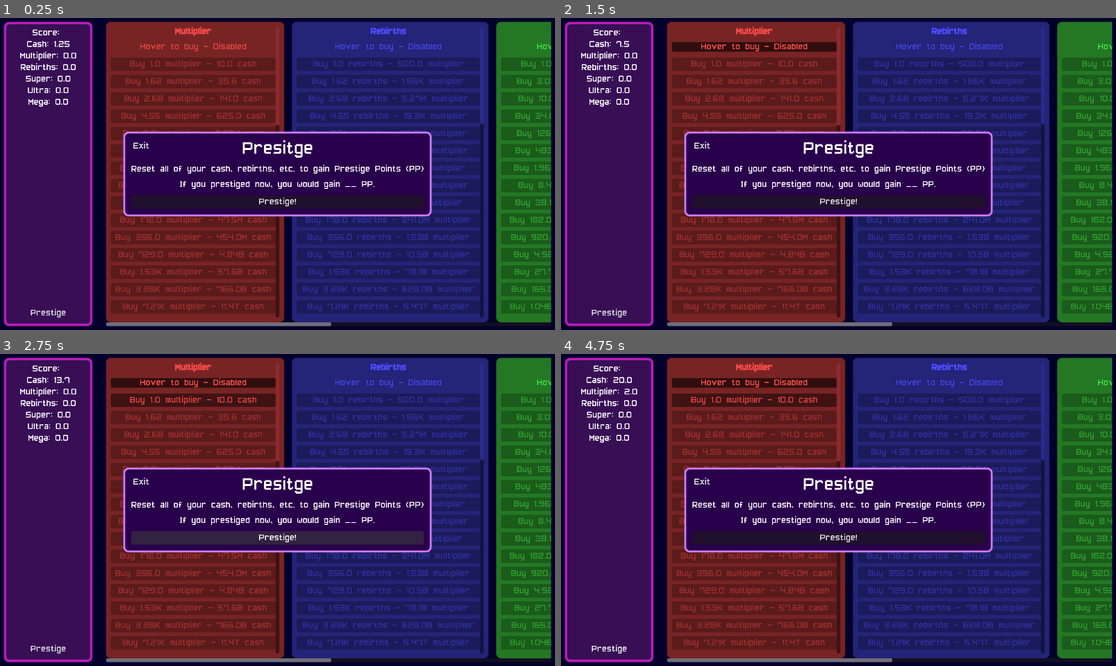
Above: before the commit, frames 1-4 (two rows, left to right).
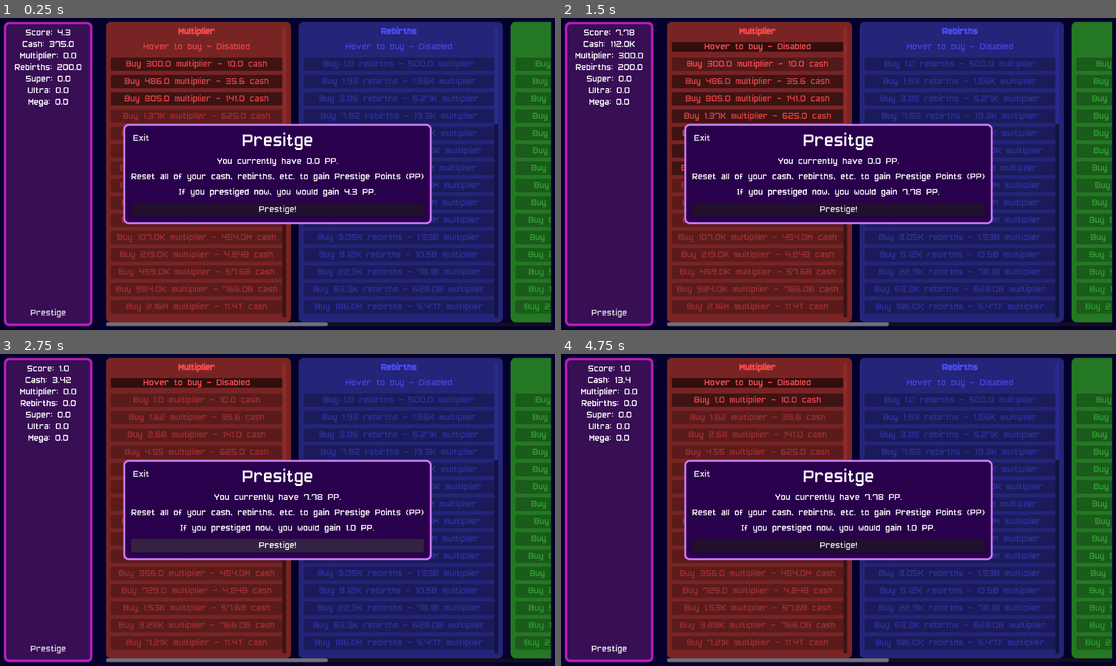
Above: after the commit, the same moments.

Repository: T3rryTim3/ButtonSim
Game: Godot game, scene res://Scenes/main.tscn
Two runs of this game, one before a commit and one after it. Both use one fixed random seed, a clock stepped at 60 frames per second and the inputs below.
Inputs (mouse positions are in pixels of both pictures, inside the frame that each line leads up to):
- Up to frame 1 (0.25 s): no input
- Up to frame 2 (1.5 s): click "Hover to buy - Disabled" at 0.5 s; click (755, 64) at 1.25 s, where only the run after the commit has a clickable "Buy 300.0 multiplier - 10.0 c…"
- Up to frame 3 (2.75 s): click "Prestige!" at 2 s
- Up to frame 4 (4.75 s): click (755, 400) at 2.75 s, where only the run before the commit has a clickable "Buy 1.0 multiplier - 10.0 cash"; click "Prestige" at 3.5 s; click "Prestige" at 4.25 s

The runs differ from the first frame. In frame 1, 26% of the frame differs, in the area x 2-100%, y 1-99%; in frame 2, 26%; in frame 3, 24%; in frame 4, 23%.

Commit message:
Added score

Diff:
--- a/Scenes/main.tscn
+++ b/Scenes/main.tscn
@@ -176,17 +176,23 @@
 text = "Presitge"
 horizontal_alignment = 1
 
+[node name="Current" type="Label" parent="Game/PrestigeMenu/Prestige/VBoxContainer"]
+layout_mode = 2
+text = "You have 0 PP"
+horizontal_alignment = 1
+
 [node name="Label2" type="Label" parent="Game/PrestigeMenu/Prestige/VBoxContainer"]
 layout_mode = 2
 text = "Reset all of your cash, rebirths, etc. to gain Prestige Points (PP)"
 horizontal_alignment = 1
 
-[node name="Label3" type="Label" parent="Game/PrestigeMenu/Prestige/VBoxContainer"]
+[node name="Gain" type="Label" parent="Game/PrestigeMenu/Prestige/VBoxContainer"]
 layout_mode = 2
 text = "If you prestiged now, you would gain __ PP."
 horizontal_alignment = 1
 
-[node name="Button" type="Button" parent="Game/PrestigeMenu/Prestige/VBoxContainer"]
+[node name="PrestigeButton" type="Button" parent="Game/PrestigeMenu/Prestige/VBoxContainer"]
+unique_name_in_owner = true
 layout_mode = 2
 text = "Prestige!"
 
--- a/Scenes/testscene.gd
+++ b/Scenes/testscene.gd
@@ -11,7 +11,13 @@
 
 	Game.increase_stat("cash", 5*delta)
 
-	#player.score
+	var score = B.new(1)
+	for k in Config.RESET_LAYERS:
+		if Game.get_stat(k).isLessThanOrEqualTo(0):
+			continue
+		score.plusEquals(Game.get_stat(k).absLog10()+1)
+	Game.set_stat("score", score)
+	%Labels/Score.text = "Score: " + str(score)
 
 	#$PanelContainer/MarginContainer/VBoxContainer/Label.text = Game.player.cash.to_scientific_notation()
 	%Labels/Cash.text = "Cash: " + str(Game.player.cash)
@@ -20,6 +26,9 @@
 		%Labels.get_node(k).text = k.capitalize() + ": " + str(Game.get_stat(k))
 
 func _ready() -> void:
+
+	if not Game.ready:
+		await Game.ready
 
 	for k in Config.RESET_LAYERS:
 		# Create label
--- a/Scripts/Global/Config.gd
+++ b/Scripts/Global/Config.gd
@@ -37,7 +37,7 @@
 			"exp_growth": .05
 		},
 		"init_val": 1,
-		"scale_val": 1.6,
+		"scale_val": 1.9,
 		"exp_growth": .025
 	},
 
@@ -60,7 +60,7 @@
 			"exp_growth": .025
 		},
 		"init_val": 1,
-		"scale_val": 3,
+		"scale_val": 1.5,
 		"exp_growth": .025
 	},
 
--- a/Scripts/Global/game.gd
+++ b/Scripts/Global/game.gd
@@ -11,21 +11,23 @@
 	var s = {
 		"time": 0.0,
 
+		"score": B.new(0),
+
 		"cash": B.new(0),
 		"multiplier": B.new(0),
-		"rebirths": B.new(0),
+		"rebirths": B.new(200),
 		"super":B.new(0),
 		"ultra":B.new(0),
 		"mega":B.new(0),
-		"prestige_points":B.new(0),
 
 		"resets": {
 			"prestige": {
-				"count" : 0
+				"count" : B.new(0),
+				"points":B.new(0)
 			},
 		},
 
-		"buy_speed": 0.01, ## Time it takes for each button buy
+		"buy_speed": 0.1, ## Time it takes for each button buy
 
 		"upgrades": {}
 
@@ -77,6 +79,11 @@
 func get_stat(stat:String) -> Variant:
 	return player[stat]
 
+## Gets a reset data dict from the player
+func get_reset(stat:String) -> Variant:
+	return player["resets"][stat]
+
+
 ## Sets a player's stat
 func set_stat(stat:String, val:B) -> void:
 	player[stat] = val
--- a/Scripts/UI/prestige_menu.gd
+++ b/Scripts/UI/prestige_menu.gd
@@ -7,7 +7,26 @@
 	hide()
 
 func _prestige() -> void:
-	pass
+	Game.set_stat("cash", B.new(0))
+	for k in Config.RESET_LAYERS:
+		Game.set_stat(k, B.new(0))
+	Game.player.resets.prestige.count.plusEquals(1)
+	Game.player.resets.prestige.points.plusEquals(_get_pp_gain())
+
+func _get_pp_gain() -> B:
+	var num = B.new(0)
+	num.plusEquals(Game.get_stat("score"))
+	return num
+
+func _prestige_button_pressed():
+	_prestige()
+
+func _process(delta: float) -> void:
+	if !visible:
+		return
+	$Prestige/VBoxContainer/Current.text = "You currently have " + str(Game.get_reset("prestige")["points"]) + " PP."
+	$Prestige/VBoxContainer/Gain.text = "If you prestiged now, you would gain " + str(_get_pp_gain()) + " PP."
 
 func _ready() -> void:
 	$Prestige/Exit.pressed.connect(close)
+	%PrestigeButton.pressed.connect(_prestige_button_pressed)
